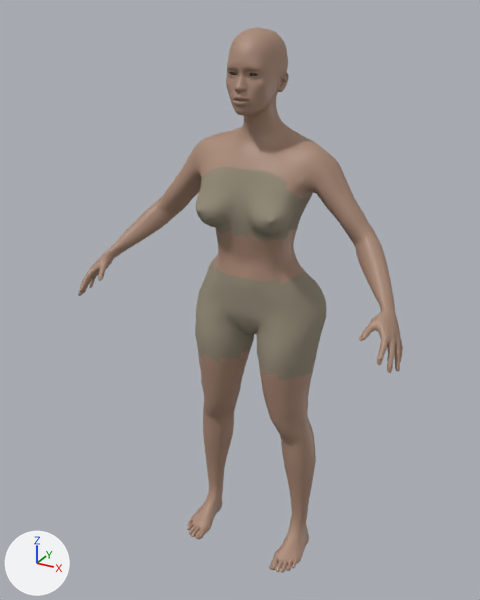
The glTF model characters_art/players/player_elementalist.glb: old version first, new version second.
Before and after are seen from a 50 mm camera at (0.861, -1.709, 1.722) aimed at (-0.037, -0.077, 0.906). The lights are fixed; the arrows at lower left show +X, +Y and +Z. The first picture is the older version.

Names of what the first picture shows: 'player_elementalist_body'.
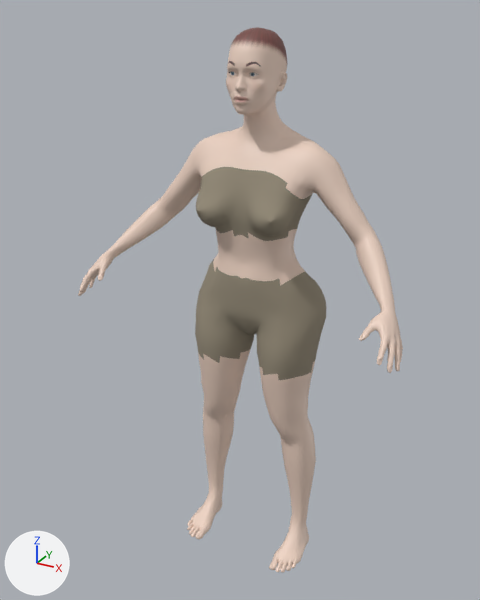
Location of each change, (x1, y1, x2, y2) in pixels of the pictures (480 x 600 px):
```json
{"object": "player_elementalist_body", "change": "surface changed", "before": [78, 27, 403, 573], "after": [78, 27, 403, 573], "on screen": "brown to beige"}
```

Scene script edits in JSON lines:
```json
{"op": "add", "block": "img_image_0", "code": ["img_image_0 = load_image('Image_0', '_unpacked/Image_0', 1024, 1024, 'sRGB')"]}
{"block": "mat_skin", "where": "n0 = _N.new('ShaderNodeBsdfPrincipled'); n0.name = 'Principled BSDF'"}
{"op": "remove", "block": "mat_skin", "code": "n0.inputs[0].default_value = (0.4, 0.25, 0.18, 1.0)  # 'Base Color', beige #aa8976"}
{"op": "add", "block": "mat_skin", "code": "n2 = _N.new('ShaderNodeMix'); n2.name = 'Mix'"}
{"op": "add", "block": "mat_skin", "code": "n2.data_type = 'RGBA'"}
{"op": "add", "block": "mat_skin", "code": "n2.blend_type = 'MULTIPLY'"}
{"op": "add", "block": "mat_skin", "code": "n2.inputs[0].default_value = 1.0  # 'Factor'"}
{"op": "add", "block": "mat_skin", "code": "n2.inputs[7].default_value = (0.839, 0.644, 0.539, 1.0)  # 'B', beige #ecd2c2"}
{"op": "add", "block": "mat_skin", "code": "n3 = _N.new('ShaderNodeTexImage'); n3.name = 'Image Texture'"}
{"op": "add", "block": "mat_skin", "code": "n3.image = img_image_0"}
{"op": "add", "block": "mat_skin", "code": "_L.new(n2.outputs[2], n0.inputs[0])  # 'Result' to 'Base Color'"}
{"op": "add", "block": "mat_skin", "code": "_L.new(n3.outputs[0], n2.inputs[6])  # 'Color' to 'A'"}
```
